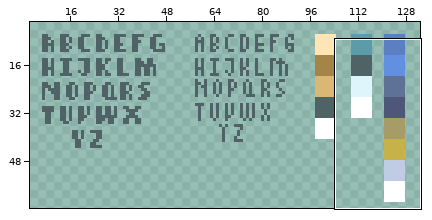
Two states of a pixel-art file, dev/spritesheets/balalafontpack.aseprite. Above: a wide view before the commit, with the close-up outlined.
Close-up. Before:
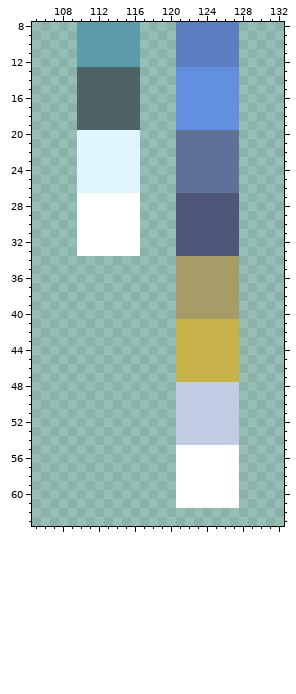
133x64 pixels, 1 frame. Shown: x 105..132, y 8..63. The wide view leaves out empty margins.
New version:
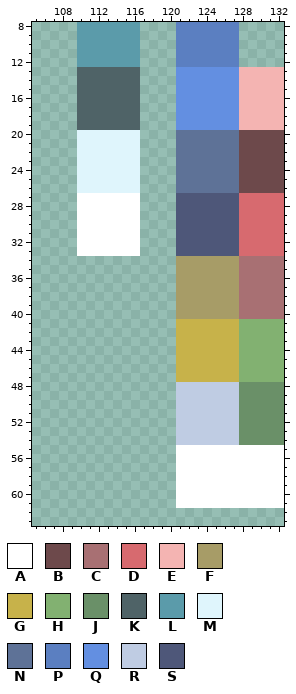
Palette (. is transparent): A #ffffff  B #6d494b  C #a87073  D #d76a6f  E #f4b4b2  F #a79c67  G #c7b24a  H #82b171  J #6a9068  K #4f6367  L #5b9baa  M #dff5fc  N #5e7297  P #5b7fc1  Q #638fe1  R #bfcce3  S #4e5779
Changes in this commit:
Colour A now appears in rows 55 to 61 at x 128 to 132.
Colour B now appears in rows 20 to 26 at x 128 to 132.
Colour C now appears in rows 34 to 40 at x 128 to 132.
Colour D now appears in rows 27 to 33 at x 128 to 132.
Colour E now appears in rows 13 to 19 at x 128 to 132.
Colour H now appears in rows 41 to 47 at x 128 to 132.
Colour J now appears in rows 48 to 54 at x 128 to 132.
Changed places in both close-ups, as pixel boxes (x1, y1, x2, y2):
added: (239, 67, 284, 508)
